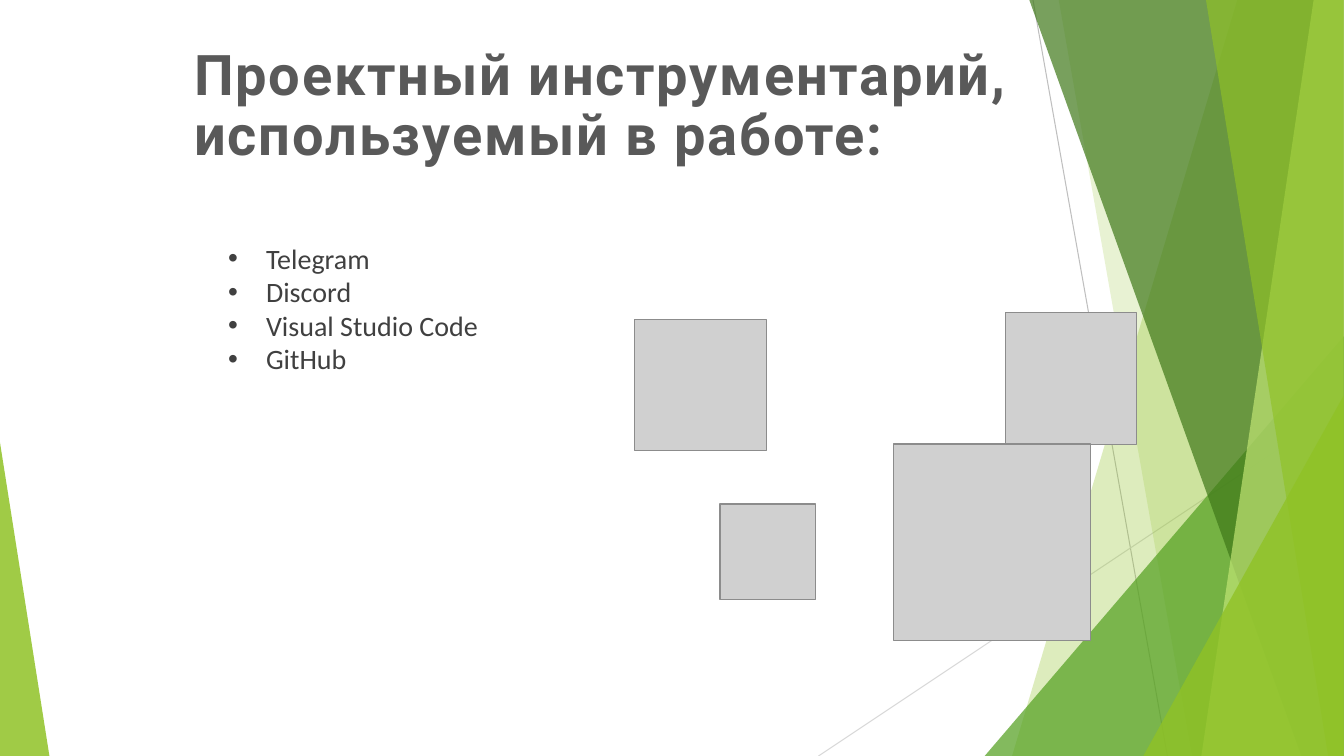
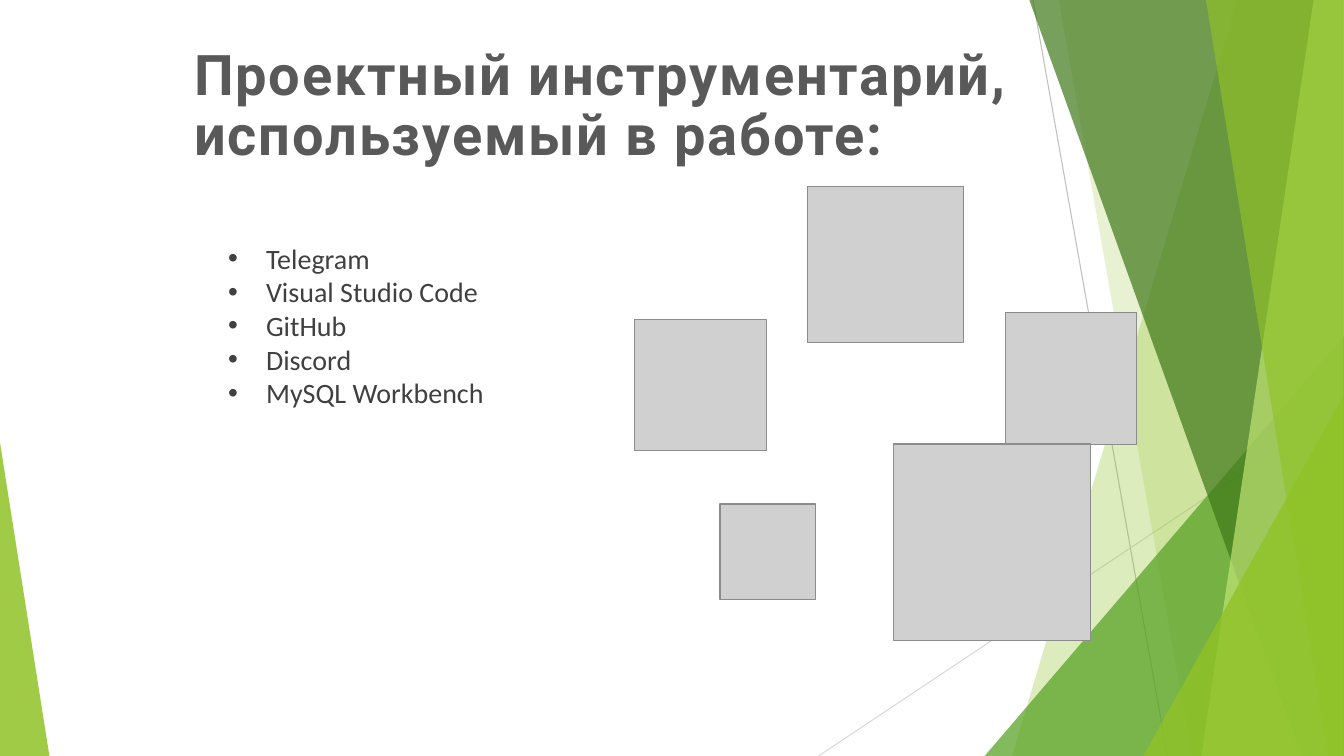
Before and after one commit to zlatopyst/DESING, a slide deck: slide 8 of doc/ProjectBot.pptx. Drawn at 1344x756 pixels with LibreOffice and Linux fonts; fonts in the diff are those of the drawing; grey boxes stand for pictures; background and template pictures are left out. Boxes give left, top, right and bottom in pixels: in the first picture for what was removed or moved away, otherwise in the second. Text is boxed around its words. In the diff, an @@ line names an element or a change of style, - is before the commit and + after.

```diff
--- a/doc/ProjectBot.pptx
+++ b/doc/ProjectBot.pptx
@@ picture added at [808,187,963,342] @@
@@ text at [266,282,351,302]: paragraph removed @@
-• Discord
@@ text at [266,350,484,408]: paragraphs added @@
+• Discord
+• MySQL Workbench
```
Also in this commit, not shown: 2 other slides changed.
